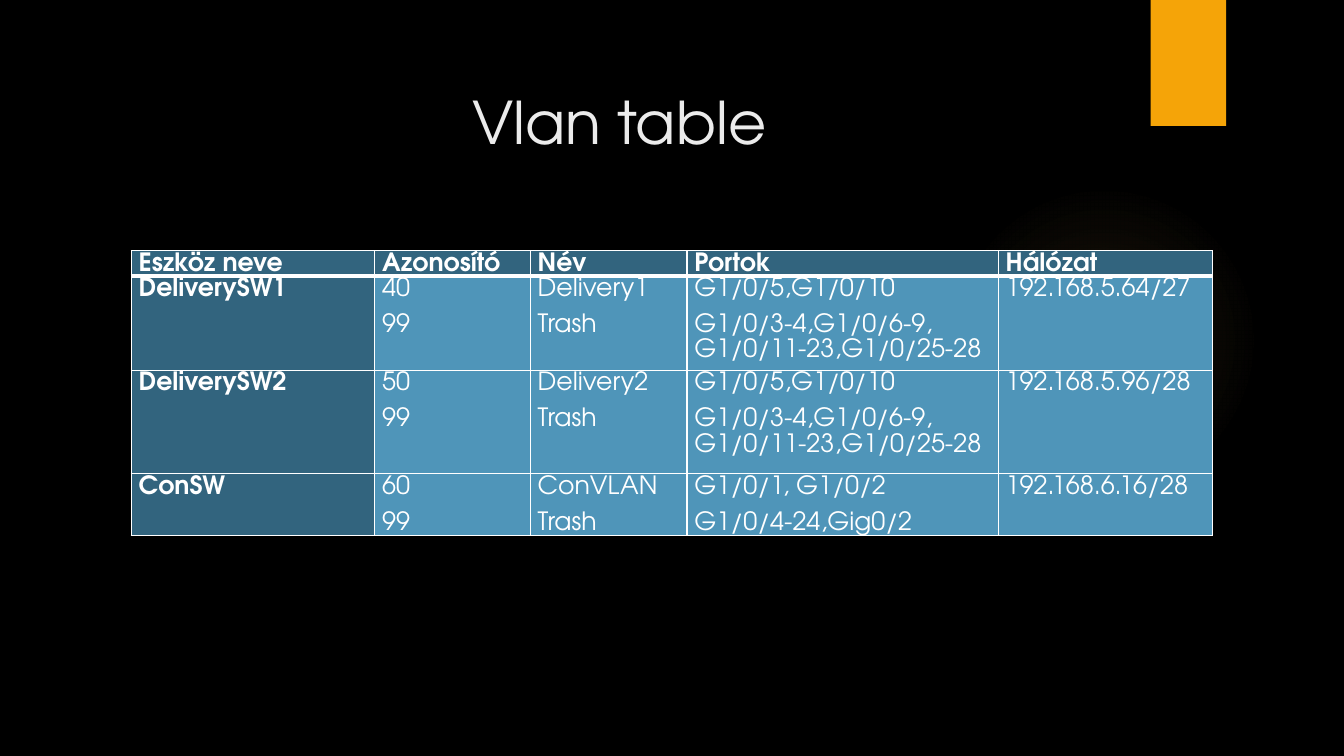
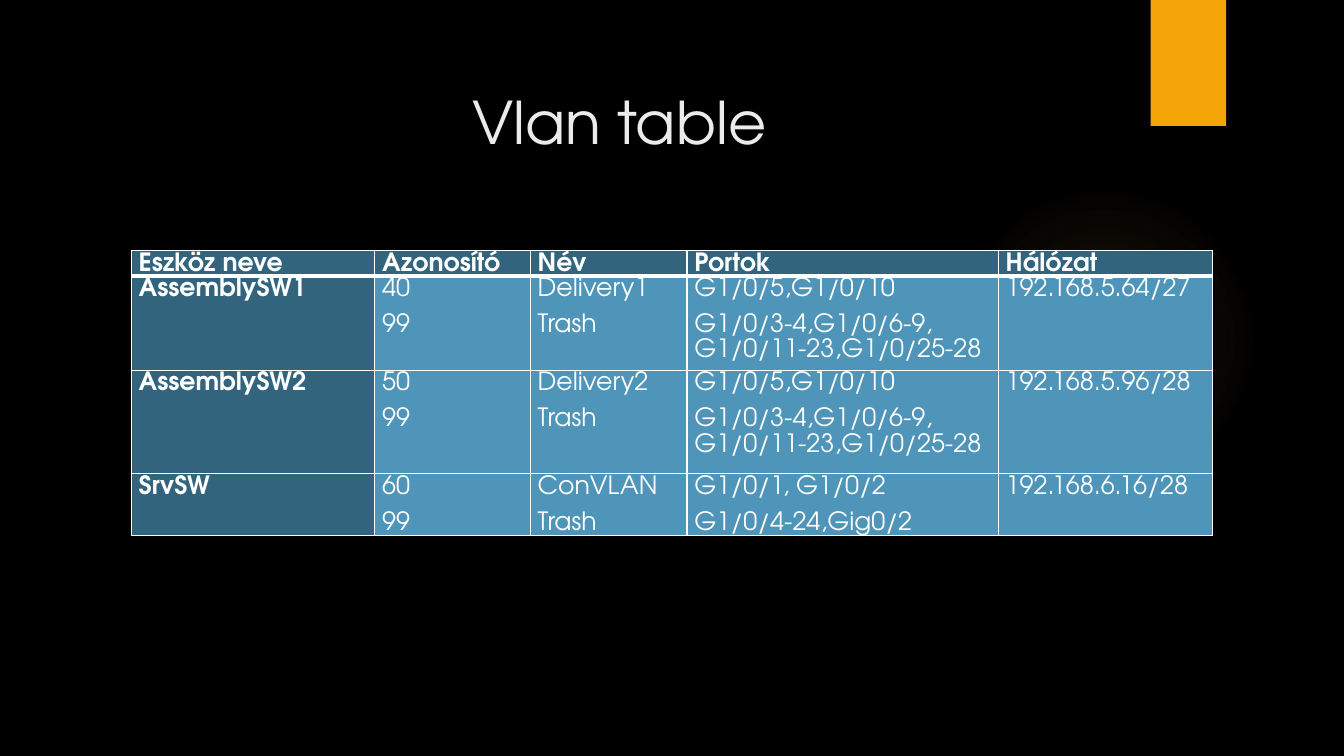
Before and after one commit to LajkaK2006/BorsodNet, a slide deck: slide 9 of BorsodNet.pptx. Drawn at 1344x756 pixels with LibreOffice and Linux fonts; fonts in the diff are those of the drawing; background and template pictures are left out. Boxes give left, top, right and bottom in pixels: in the first picture for what was removed or moved away, otherwise in the second. Text is boxed around its words. In the diff, an @@ line names an element or a change of style, - is before the commit and + after.

```diff
--- a/BorsodNet.pptx
+++ b/BorsodNet.pptx
@@ table at box(131, 251, 1213, 568) @@
-row 2, column 1: DeliverySW1
+row 2, column 1: AssemblySW1
-row 3, column 1: DeliverySW2
+row 3, column 1: AssemblySW2
-row 4, column 1: ConSW
+row 4, column 1: SrvSW
```
Also in this commit, not shown: 5 other slides changed, 5 slides added, 2 slides removed.
